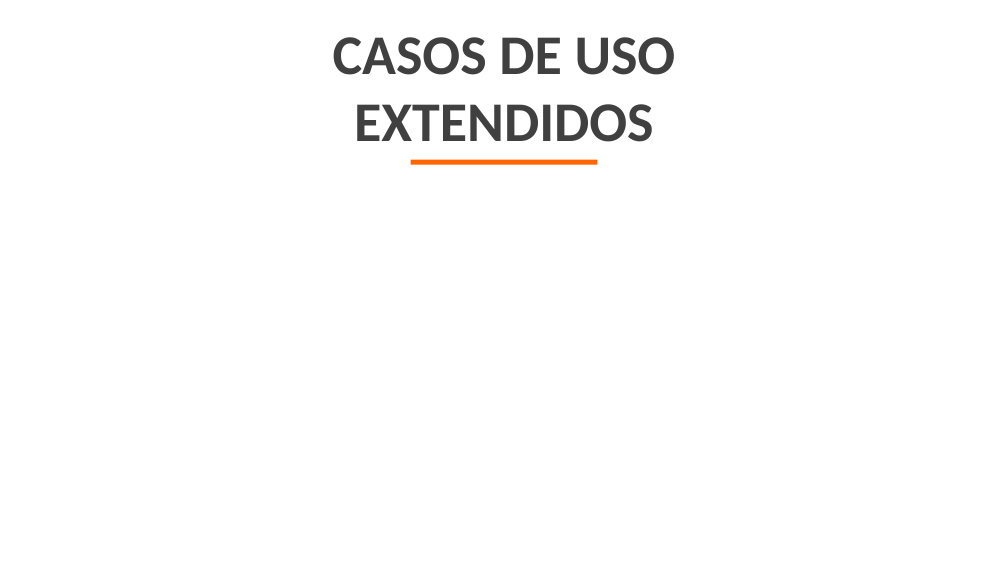
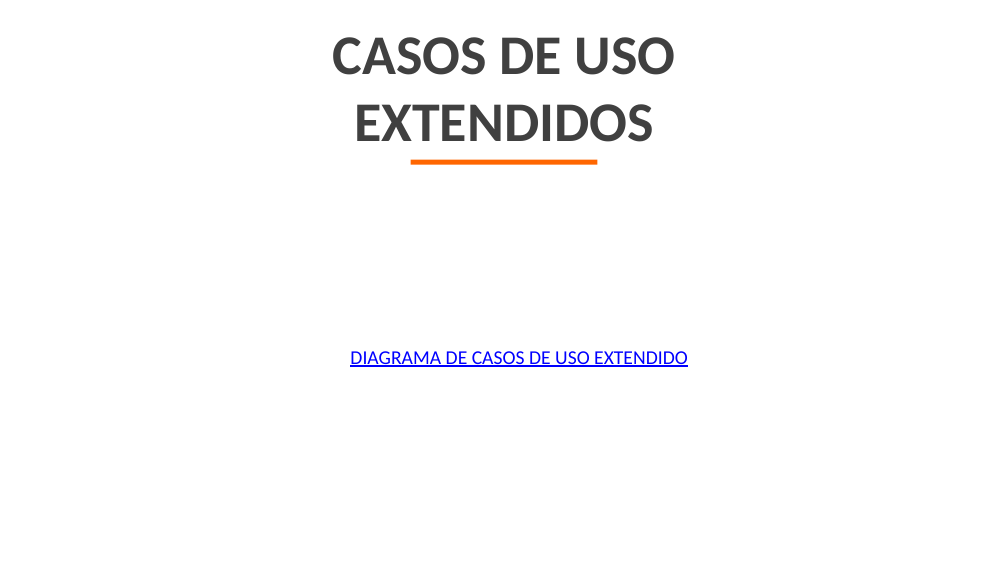
Before and after one commit to TatanDesign/Jinro-online-Shopping, a slide deck: slide 25 of Tercer Trimestre/JINRO ONLINE SHOPING.pptx. Drawn at 1008x567 pixels with LibreOffice and Linux fonts; fonts in the diff are those of the drawing; background and template pictures are left out. Boxes give left, top, right and bottom in pixels: in the first picture for what was removed or moved away, otherwise in the second. Text is boxed around its words. In the diff, an @@ line names an element or a change of style, - is before the commit and + after.

```diff
--- a/Tercer Trimestre/JINRO ONLINE SHOPING.pptx
+++ b/Tercer Trimestre/JINRO ONLINE SHOPING.pptx
@@ text added at box(350, 351, 688, 367), 14 pt, text #0000FF, underline @@
+DIAGRAMA DE CASOS DE USO EXTENDIDO
```
Also in this commit, not shown: 7 other slides changed, 5 slides added, 40 other files.
